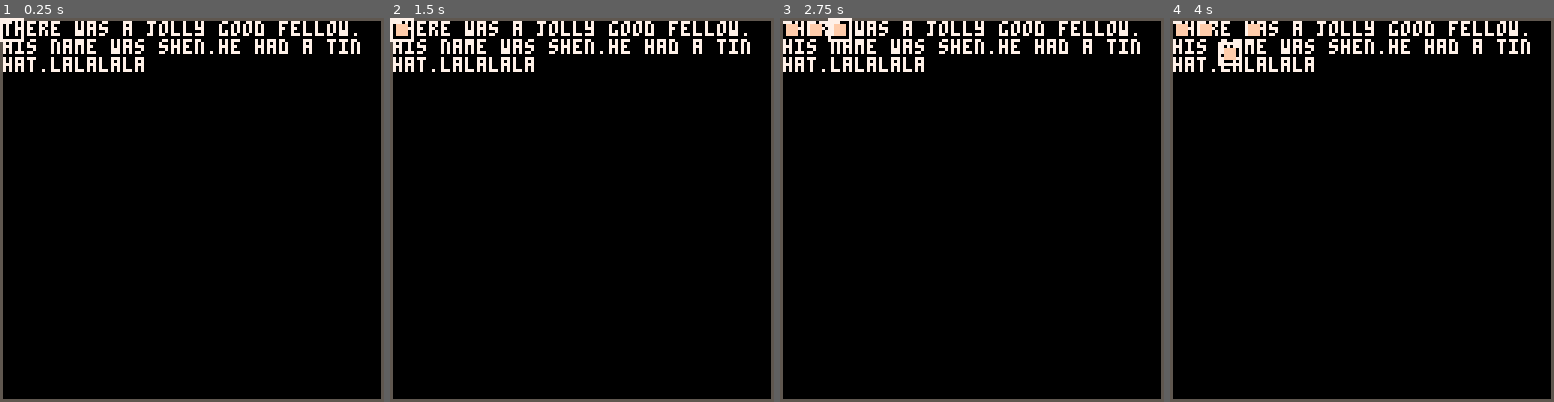
Above: before the commit, frames 1-4 (left to right).
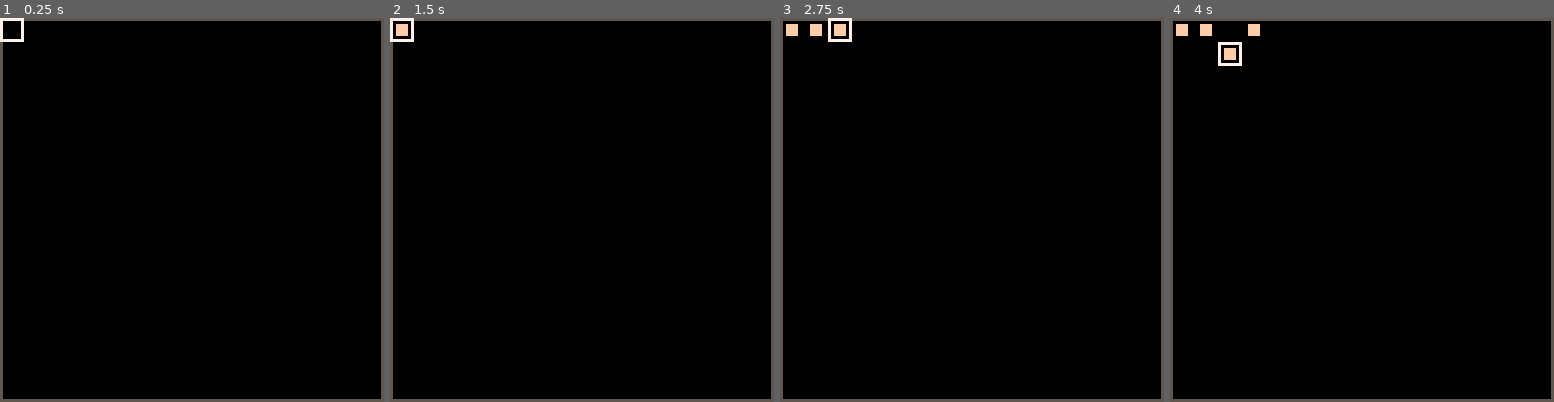
Above: after the commit, the same moments.

Repository: shen-sat/found
Game: PICO-8 cartridge game.p8
The game is run twice, just before and just after one commit, with the same random seed, the same clock (stepped at 60 frames per second) and the same inputs.
Inputs:
- Up to frame 1 (0.25 s): no input
- Up to frame 2 (1.5 s): tap X (X key) at 0.33, 1.07 s; tap O (Z key) at 0.7 s
- Up to frame 3 (2.75 s): hold Right 1.6-2.1 s; tap O (Z key) at 1.7, 2.1, 2.5 s; tap X (X key) at 1.85 s; hold Up 2.15-2.42 s; hold Right from 2.47 s (still down)
- Up to frame 4 (4 s): tap O (Z key) at 2.9, 3.3, 3.7 s; tap X (X key) at 2.97 s; release Right at 3.03 s; hold Left 3.08-3.58 s; hold Down 3.63-3.97 s

The runs differ from the first frame. In frame 1, 3.5% of the frame differs, in the area x 0-94%, y 0-15%; in frame 2, 3.4%; in frame 3, 3.4%; in frame 4, 3.3%.

Commit message:
Working query code

Diff:
--- a/game.p8
+++ b/game.p8
@@ -3,11 +3,12 @@
 __lua__
 function _init()
   top_text = {
-    text = {},
+    lines = {},
     update = function(self)
-      if not btn(5) then self.text = {} end
+      if not btn(5) then self.lines = {} end
     end,
     assign = function(self, text)
+      self.lines  = convert_text_into_lines(text)
     end
   }
 
@@ -106,9 +107,8 @@
   spr(pointer,x,y,w,h,flip_x,flip_y)
   -- print(top_text.text[1],1,1,7)
   local foobar_text = 'there was a jolly good fellow. his name was shen. he had a tin hat. lalalala'
-  local foobar_lines = convert_text_into_lines(foobar_text)
-  for line in all(foobar_lines) do
-    if line == foobar_lines[1] then
+  for line in all(top_text.lines) do
+    if line == top_text.lines[1] then
       print(line,1,1,7)
     else
       print(line)
@@ -165,37 +165,32 @@
 
 
 function convert_text_into_words(text)
-  local text = text
   local words = split(text,' ')
-  local words_copy = {}
+  local transformed_words = {}
   for word in all(words) do
     local letters = split(word,'')
+
     if letters[#letters] == '.' then
-      add(words_copy, word)
-    else
-      local word_copy = word..' '
-      add(words_copy,word_copy)
-    end
-
-  end
-  return words_copy
+      add(transformed_words,word)
+    else
+      local word_with_space = word..' '
+      add(transformed_words,word_with_space)
+    end
+  end
+  return transformed_words
 end
 
 function word_length_pixels(word)
   local letters = split(word,'')
-  local counter = 0
+  local pixels = 0
   for letter in all(letters) do
     if ord(letter) < 128 then
-      counter += 4
-    else
-      counter += 8
-    end
-  end
-  return counter
-end
-
-function add_word(line,word)
-  return line..word
+      pixels += 4
+    else
+      pixels += 8
+    end
+  end
+  return pixels
 end
 
 function convert_text_into_lines(text)
@@ -207,15 +202,13 @@
     local word_length = word_length_pixels(word)
 
     if line_length + word_length < 126 then
-      line = add_word(line,word)
       line_length += word_length
     else
-      local line_copy = line
-      add(lines,line_copy)
+      add(lines,line)
       line = ''
-      line = add_word(line,word)
       line_length = word_length
     end
+    line = line..word
   end
   add(lines,line)
   return lines
